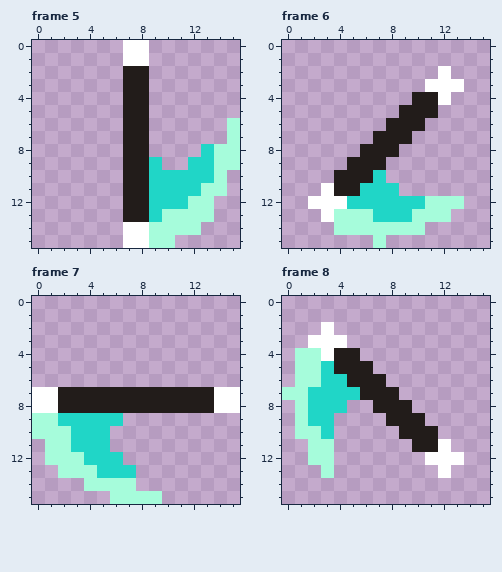
A pixel-art file gets an edit: regalia/assets/aesprites/wand.aseprite. The first picture shows the starting point.
16x16 pixels, 8 frames. Shown: frame 5, frame 6, frame 7, frame 8. The commit also changed other frames, which this record leaves out.
Once edited:
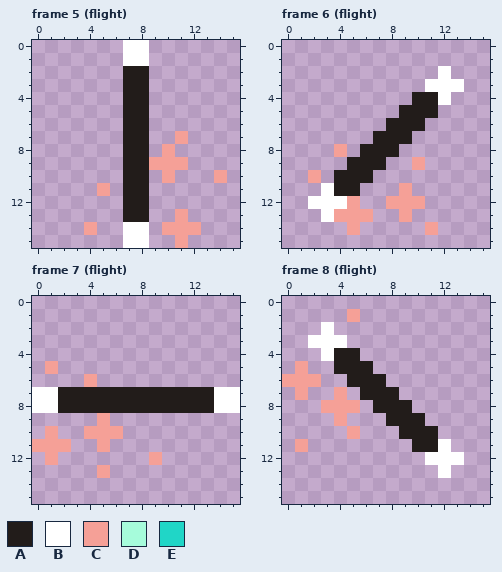
Palette (. is transparent): A #221c1a  B #ffffff  C #f5a097  D #a6fcdb  E #20d6c7
Change:
layer "Smear" now hidden
layer "dust" added
Frame 5 (flight):
y 6: x 15 D -> .
y 7: x 11 . -> C; x 15 D -> .
y 8: x 10 . -> C; x 13..15 EDD -> ...
y 9: x 9..15 E..EEDD -> CCC....
y 10: x 9..14 EEEEED -> .C...C
y 11: x 5 . -> C; x 9..14 EEEEDD -> ......
y 12: x 9..13 EEEDD -> .....
y 13: x 9..13 EDDDD -> ..C..
y 14: x 4 . -> C; x 9..12 DDDD -> .CCC
y 15: x 9..11 DD. -> ..C
Frame 6 (flight):
y 8: x 4 . -> C
y 9: x 10 . -> C
y 10: x 2 . -> C; x 7 E -> .
y 11: x 6..9 EEE. -> ...C
y 12: x 5..13 EEEEEEDDD -> C..CCC...
y 13: x 4..12 DDDEEEDDD -> CCC..C...
y 14: x 4..11 DDDDDDD. -> .C.....C
y 15: x 7 D -> .
Frame 7 (flight):
y 5: x 1 . -> C
y 6: x 4 . -> C
y 9: x 0..6 DDEEEEE -> .....C.
y 10: x 0..6 DDDEEE. -> .C..CCC
y 11: x 0..5 .DDEEE -> CCC..C
y 12: x 1..6 DDDEEE -> C.....; x 9 . -> C
y 13: x 2..7 DDDEEE -> ...C..
y 14: x 4..7 DDDD -> ....
y 15: x 6..9 DDDD -> ....
Frame 8 (flight):
y 1: x 5 . -> C
y 4: x 1..2 DD -> ..
y 5: x 1..3 DDE -> C..
y 6: x 0..4 .DDEE -> CCC..
y 7: x 0..5 DDEEEE -> .C..C.
y 8: x 1..5 DEEE. -> ..CCC
y 9: x 1..4 DEE. -> ...C
y 10: x 1..3 DDE -> ...; x 5 . -> C
y 11: x 1..3 .DD -> C..
y 12: x 2..3 DD -> ..
y 13: x 3 D -> .
Pixel boxes of the changes (left, top, right, bottom) in both pictures:
changed: (149, 118, 240, 248)
added: (84, 183, 110, 235)
changed: (308, 144, 464, 248)
changed: (32, 361, 162, 504)
changed: (282, 309, 360, 478)
